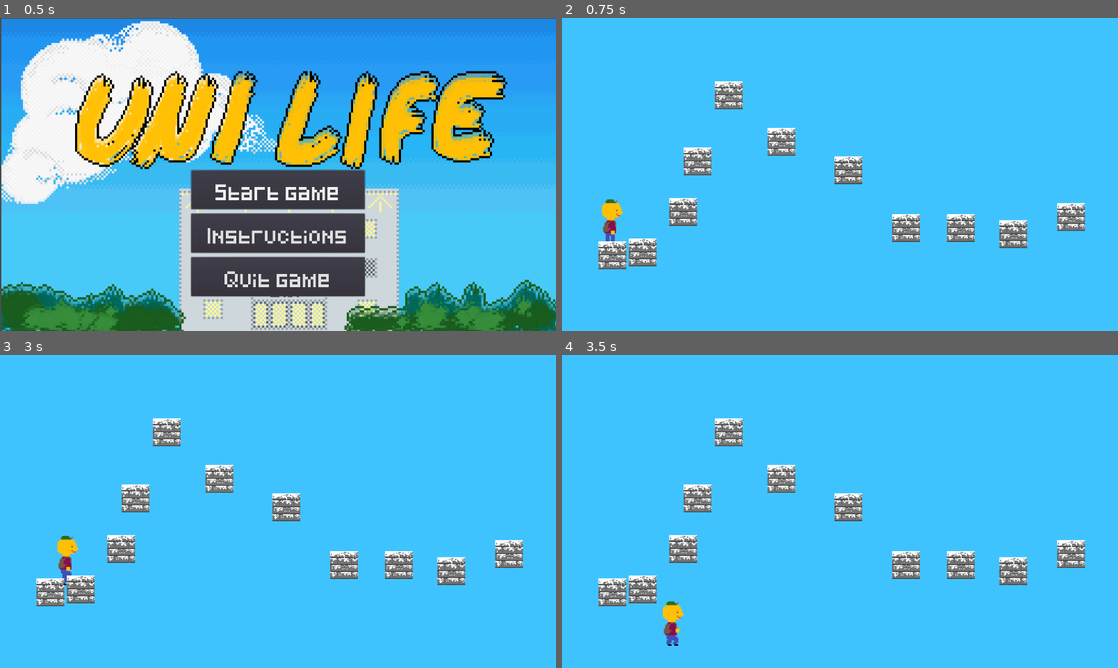
Above: before the commit, frames 1-4 (two rows, left to right).
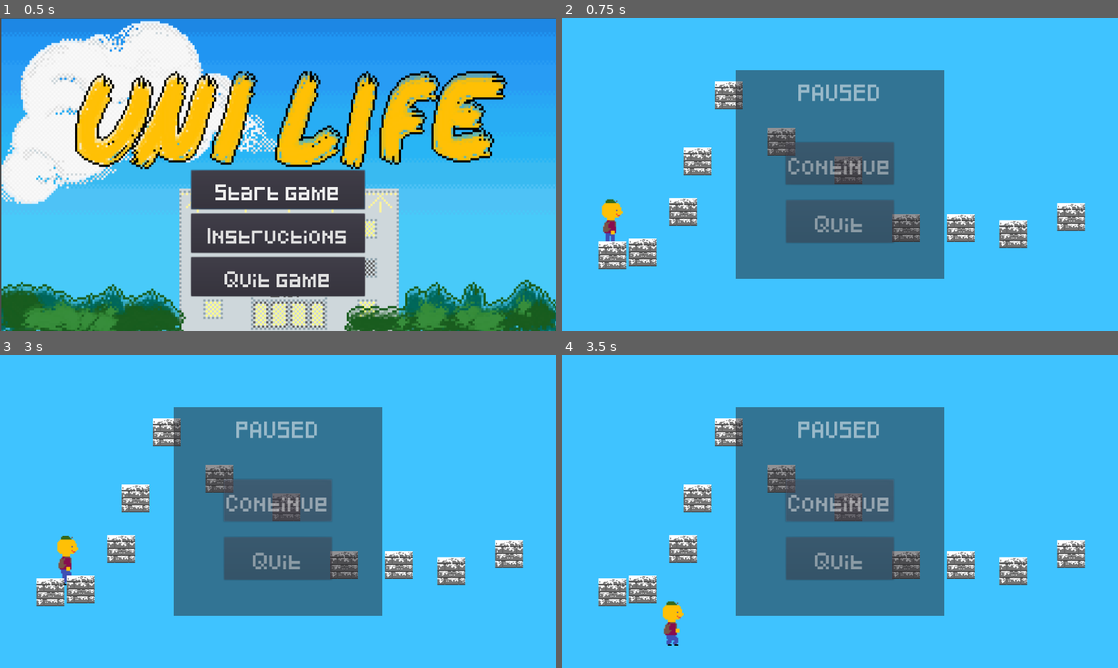
Above: after the commit, the same moments.

Repository: toniemin/uni-life-game
Game: Godot game, scene res://scenes/MainMenu.tscn
The game is run twice, just before and just after one commit, with the same random seed, the same clock (stepped at 60 frames per second) and the same inputs.
Inputs (mouse positions are in pixels of both pictures, inside the frame that each line leads up to):
- Up to frame 1 (0.5 s): no input
- Up to frame 2 (0.75 s): click "Start game" at 0.5 s
- Up to frame 3 (3 s): click (278, 498) at 1.25 s, where only the run after the commit has a clickable "Continue"; click (278, 498) at 2 s, where only the run after the commit has a clickable "Continue"; tap Enter at 2.75 s; hold Right (ui_right) from 2.78 s (still down)
- Up to frame 4 (3.5 s): keep holding Right (ui_right); tap Up (ui_up) at 3.02 s

Frame 1 is identical in both runs. In frame 2, 25% of the frame differs, in the area x 31-69%, y 16-84%; in frame 3, 25%; in frame 4, 25%.
Error after the commit: Parse Error: The method "hidden" isn't declared in the current class. (res://scripts/PauseMenu.gd:30)

Commit message:
Added some comments to MainMenu.gd.

Diff:
--- a/New Game Project/scenes/testworld.tscn
+++ b/New Game Project/scenes/testworld.tscn
@@ -10,6 +10,7 @@
 [ext_resource path="res://background images/Background_New_Blue.png" type="Texture" id=8]
 [ext_resource path="res://tiles/greytile_snow_L.png" type="Texture" id=9]
 [ext_resource path="res://scenes/soundnode.tscn" type="PackedScene" id=10]
+[ext_resource path="res://scenes/PauseMenu.tscn" type="PackedScene" id=11]
 
 [sub_resource type="SpriteFrames" id=1]
 
@@ -95,7 +96,7 @@
 [node name="jumpsound" type="AudioStreamPlayer" parent="Player" index="3"]
 
 stream = ExtResource( 7 )
-volume_db = 0.0
+volume_db = -18.0
 pitch_scale = 1.0
 autoplay = false
 mix_target = 0
@@ -1157,3 +1158,5 @@
 one_way_collision = true
 
 [node name="soundnode" parent="." index="3" instance=ExtResource( 10 )]
+
+[node name="PauseMenu" parent="." index="4" instance=ExtResource( 11 )]
--- a/New Game Project/scripts/KinematicBody2D.gd
+++ b/New Game Project/scripts/KinematicBody2D.gd
@@ -39,3 +39,7 @@
 
 
 	pass
+
+func _process(delta):
+	if Input.is_action_just_pressed("ui_escape"):
+		get_node("PauseMenu").toggleMenu()
--- a/New Game Project/scripts/MainMenu.gd
+++ b/New Game Project/scripts/MainMenu.gd
@@ -1,13 +1,11 @@
 extends CanvasLayer
 
-# Number of buttons in the menu.
+# Number of buttons in the main menu.
 const NUM_OF_BTN = 3
 # Scene opened from StartButton.
 const NEXT_SCENE = "res://scenes/testworld.tscn"
 # Text displayed when "Instructions"-button is pressed.
 const HELP_TEXT = "ARROW_LEFT/A == GO LEFT\nARROW_RIGHT/D == GO RIGHT\n SPACEBAR == JUMP/ACTION"
-# Keep track of focused button.
-var index = 0
 
 func _ready():
 	showMainMenu()
@@ -25,12 +23,17 @@
 	if Input.is_action_just_pressed("ui_down"):
 		changeFocus(1)
 
+# Draw the main buttons on the screen and hide HelpMenu buttons/text.
 func showMainMenu():
 	get_tree().call_group("HelpMenu", "hide")
 	get_tree().call_group("MainButtons", "show")
 	$StartButton.grab_focus()
 	index = 0
 
+# Keep track of focused button.
+var index = 0
+# With help of index, keep track of which buttons should be focused.
+# Index has values in the range [0, NUM_OF_BTN-1].
 func changeFocus(direction):
 	index = clamp(index+direction, 0, NUM_OF_BTN-1)
 	if $BackButton.has_focus():
@@ -48,8 +51,8 @@
 func _on_StartButton_pressed():
 	get_tree().change_scene(NEXT_SCENE)
 
-# Handler for ScoreButton
-# TODO: show tutorial
+# Handler for HelpButton. Hides main buttons and
+# draws playing instructions on the screen.
 func _on_HelpButton_pressed():
 	get_tree().call_group("MainButtons", "hide")
 	get_tree().call_group("HelpMenu", "show")
--- a/New Game Project/scripts/PauseMenu.gd
+++ b/New Game Project/scripts/PauseMenu.gd
@@ -27,12 +27,14 @@
 		$Panel/QuitBtn.grab_focus()
 
 func toggleMenu():
-	if visible():
+	if hidden():
+		get_tree().paused = true
+		Panel.show()
+		$Panel/ContinueBtn.get_focus()
+	else:
 		$Panel.hide()
 		$Panel.release_focus()
-	else:
-		Panel.show()
-		$Panel/ContinueBtn.get_focus()
+		get_tree().pause = false
 
 func _on_ContinueBtn_pressed():
 	toggleMenu()
--- a/New Game Project/scripts/currentsound.gd
+++ b/New Game Project/scripts/currentsound.gd
@@ -4,4 +4,5 @@
 	var player = AudioStreamPlayer.new()
 	self.add_child(player)
 	player.stream = load("res://Sounds and music/Arkansas_Traveler.ogg")
+	player.volume_db = -18
 	player.play()
Not shown: 1 places in New Game Project/scenes/testworld.tscn that only renumber resources
